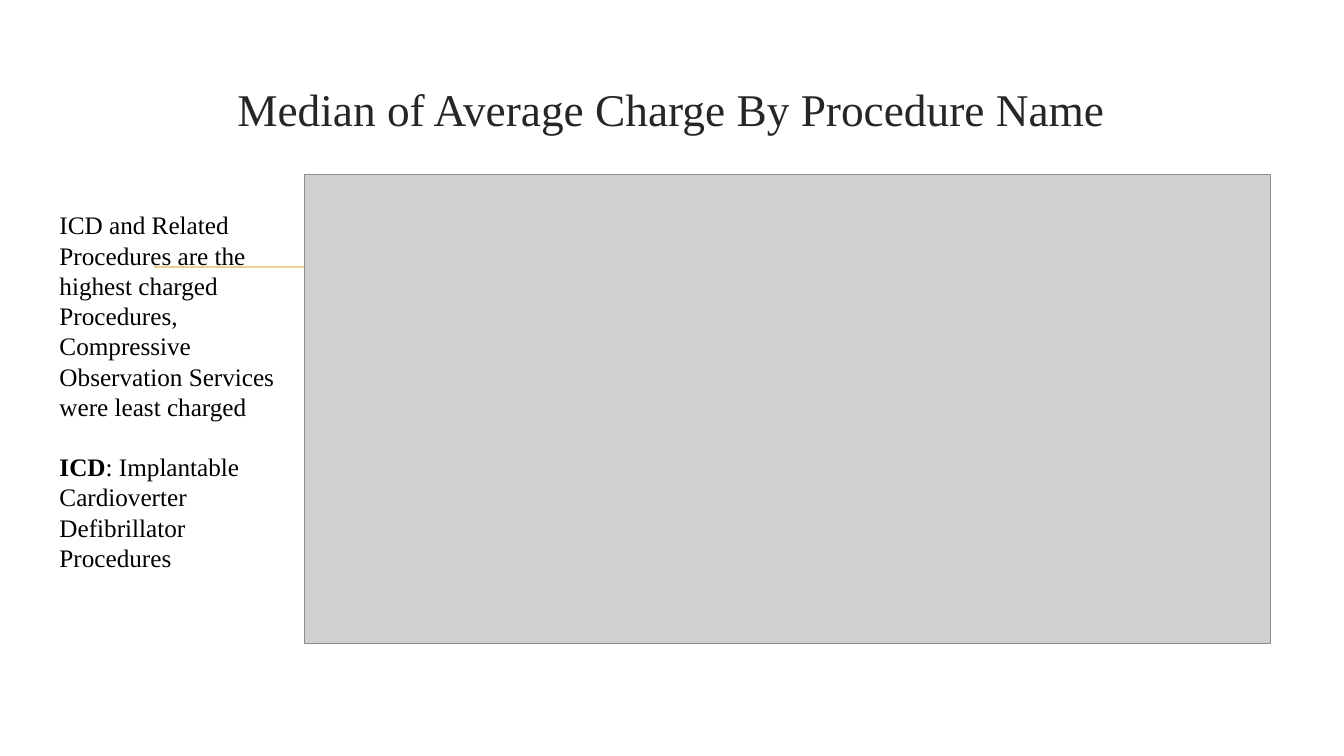
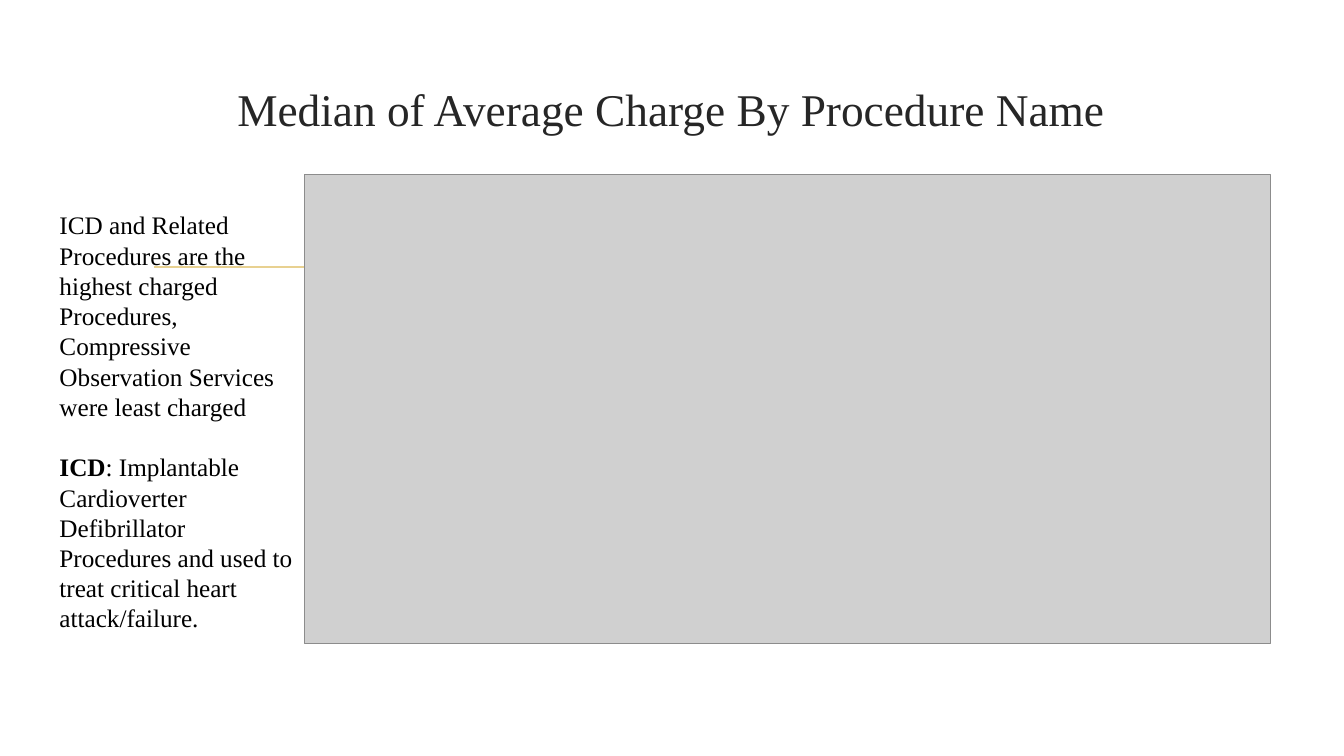
Before and after one commit to asidamo/Variations_In_Hospital_Charges_In_USA, a slide deck: slide 11 of Capstone Presentation.pptx. Drawn at 1344x756 pixels with LibreOffice and Linux fonts; fonts in the diff are those of the drawing; grey boxes stand for pictures; background and template pictures are left out. Boxes give left, top, right and bottom in pixels: in the first picture for what was removed or moved away, otherwise in the second. Text is boxed around its words. In the diff, an @@ line names an element or a change of style, - is before the commit and + after.

```diff
--- a/Capstone Presentation.pptx
+++ b/Capstone Presentation.pptx
@@ text at <box>59,458,293,628</box>: text changed @@
-ICD: Implantable Cardioverter Defibrillator Procedures
+ICD: Implantable Cardioverter Defibrillator Procedures and used to treat critical heart attack/failure.
```
Also in this commit, not shown: 5 other slides changed, 1 other file.
